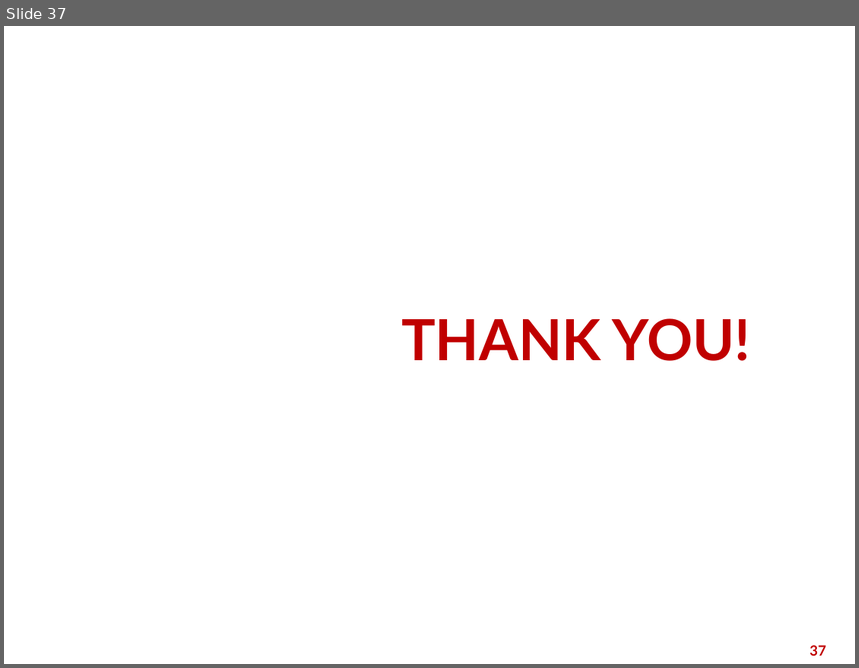
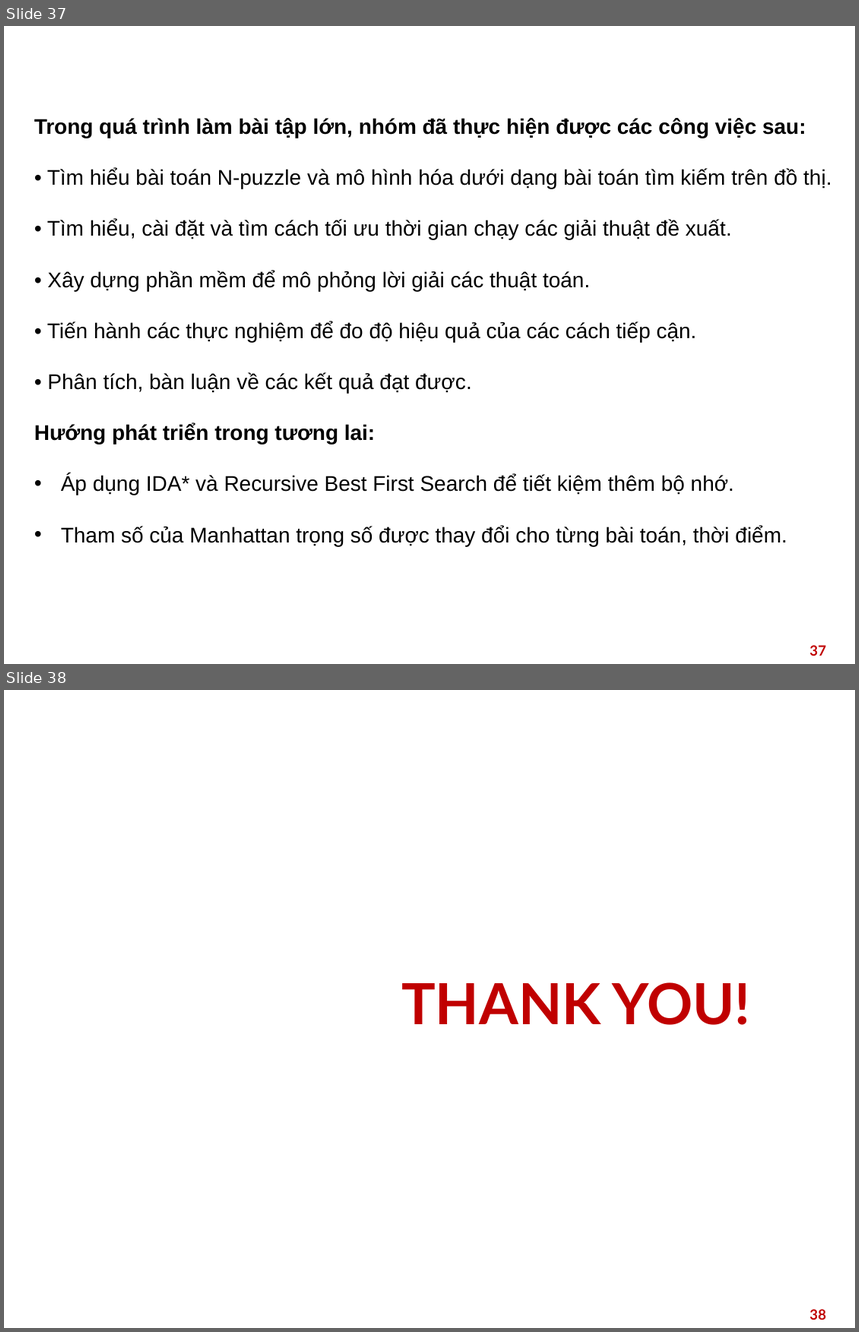
Before and after one commit to Tahuubinh/AI_HUST_Project, a slide deck: AI_Project_Nhom3.pptx. Shown one above the other, each under a label of ours: slide 37 before the commit, slides 37 and 38 after it. The pictures are 859x668 and 859x1332 pixels, drawn with LibreOffice and Linux fonts; fonts in the diff are those of the drawing; background and template pictures are left out. Boxes give left, top, right and bottom in pixels: in the first picture for what was removed or moved away, otherwise in the second. Text is boxed around its words. In the diff, an @@ line names an element or a change of style, - is before the commit and + after.

```diff
--- a/AI_Project_Nhom3.pptx
+++ b/AI_Project_Nhom3.pptx
@@ slide 37 added at box(4, 26, 855, 664), background picture (left out) @@
@@ text added at box(34, 118, 832, 547), 18 pt, text #000000 @@
+Trong quá trình làm bài tập lớn, nhóm đã thực hiện được các công việc sau:
+• Tìm hiểu bài toán N-puzzle và mô hình hóa dưới dạng bài toán tìm kiếm trên đồ thị.
+• Tìm hiểu, cài đặt và tìm cách tối ưu thời gian chạy các giải thuật đề xuất.
+• Xây dựng phần mềm để mô phỏng lời giải các thuật toán.
+• Tiến hành các thực nghiệm để đo độ hiệu quả của các cách tiếp cận.
+• Phân tích, bàn luận về các kết quả đạt được.
+Hướng phát triển trong tương lai:
+• Áp dụng IDA* và Recursive Best First Search để tiết kiệm thêm bộ nhớ.
+• Tham số của Manhattan trọng số được thay đổi cho từng bài toán, thời điểm.
@@ title added at box(304, 373, 332, 390), 28 pt, text #FFFFFF, bold @@
+Kết luận
@@ page number added at box(810, 645, 826, 656), 12 pt, text #C00000, bold @@
+37
@@ what was slide 37 is now slide 38 @@
@@ page number at box(810, 1309, 826, 1320): text changed @@
-37
+38
```
Also in this commit, not shown: 1 slide changed.
